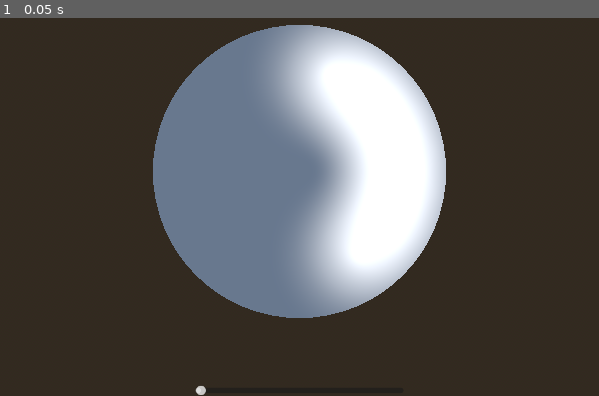
Above: before the commit, frame 1.
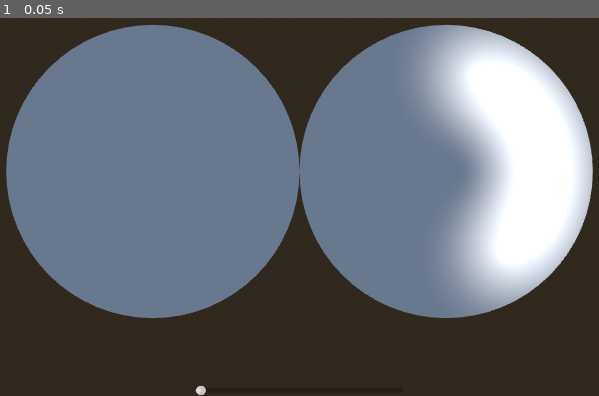
Above: after the commit, the same moment.

Repository: danbulant/ambientlightdemo
Game: Godot game, scene res://main.tscn
The game is run twice, just before and just after one commit, with the same random seed, the same clock (stepped at 60 frames per second) and the same inputs.
Inputs:
- Up to frame 1 (0.05 s): no input

The runs differ from the first frame. In frame 1, 54% of the frame differs, in the area x 1-99%, y 1-80%.

Commit message:
start work on rpi version

Diff:
--- a/lights.gd
+++ b/lights.gd
@@ -3,6 +3,7 @@
 
 @export var light_count: int = 1
 @export var light_radius: float = 5.0
+@export var light_slowdown_speed: float = 1.0
 @export var light_template: PackedScene
 @export var pattern_repetition: int = 5
 
@@ -19,21 +20,19 @@
 		light_instance.position = Vector3(x, 0, z)
 		add_child(light_instance)
 
-const BASE_DELTA: float = 16
 
 var virtual_rotation: float = 0.0
 
 const FULL_DARK_ROTATION_DELTA := .1
 
 func _process(delta: float) -> void:
-	var frames_elapsed = delta / BASE_DELTA
-	virtual_rotation += expected_rotation_delta
-	var max_darkness = expected_rotation_delta / FULL_DARK_ROTATION_DELTA
+	virtual_rotation += expected_rotation_delta * (delta * 60)
+	var max_darkness := clampf(abs(expected_rotation_delta / FULL_DARK_ROTATION_DELTA), 0, 1)
 	var i := 0
 	for light in get_children():
 		if light is SpotLight3D:
-			var pattern_offset := ((i + int(virtual_rotation * pattern_repetition)) % pattern_repetition) / float(pattern_repetition)
+			var pattern_offset := wrapf((i + (virtual_rotation * pattern_repetition)) / pattern_repetition, 0, 1)
 			light.light_color = light_color
-			light.light_energy = 1 - (1 - pattern_offset) * max_darkness
-		i += 1
-	expected_rotation_delta = lerp(expected_rotation_delta, 0.0, frames_elapsed * 5)
+			light.light_energy = (1 - (1 - pattern_offset) * max_darkness) * light_intensity
+			i += 1
+	expected_rotation_delta = lerp(expected_rotation_delta, 0.0, delta * light_slowdown_speed)
--- a/main.gd
+++ b/main.gd
@@ -2,18 +2,33 @@
 
 @onready var lights: Lights = %Lights
 @onready var slider: HSlider = %HSlider
-@onready var plane: MeshInstance3D = %Plane
+@onready var networked_lights: Lights = %NetworkedLights
 
 @export var light_rotation: float = 0.0
 @export var color_gradient: Gradient
 
+var peer: PacketPeerUDP
+
 func _ready():
-	slider.value_changed.connect(set_light_rotation)
+	slider.value_changed.connect(set_local_light_rotation)
+	peer = PacketPeerUDP.new()
+	peer.bind(4433)
+	peer.set_dest_address("rpi", 4444)
+
+
+func send_data(data: Dictionary) -> void:
+	var json_data := JSON.stringify(data)
+	var byte_array := json_data.to_utf8_buffer()
+	peer.put_packet(byte_array)
 
 var error_correction := 0.
 
-func set_light_rotation(value: float) -> void:
+func set_local_light_rotation(value: float) -> void:
 	value = wrapf(value, 0, 1)
+	var polarized_value := pingpong(value * 4, 1)
+	lights.light_intensity = 1.0 - polarized_value
+	lights.light_color = color_gradient.sample(value)
+	slider.value = value
 
 	# get shortest diff including wrapping
 	var diff = light_rotation - value
@@ -25,12 +40,26 @@
 		diff = wrapped_diff
 
 	# ignore small movements until a bigger one occurs or until they accumulate enough, to avoid reseting the light movement
-	# diff += error_correction
-	# if diff < .05:
-	# 	error_correction = diff
-	# 	return
+	diff += error_correction
+	if abs(diff) < .05:
+		error_correction = diff
+		send_data({"value": value})
+		return
 
 	lights.expected_rotation_delta = diff
 	light_rotation = value
-	lights.light_color = color_gradient.sample(value)
-	slider.value = value
+	send_data({"value": value, "delta": diff})
+
+func _process(_delta):
+	if peer.get_available_packet_count() > 0:
+		var array_bytes = peer.get_packet()
+		var packet_string = array_bytes.get_string_from_ascii()
+		var json = JSON.parse_string(packet_string)
+		if json != null:
+			var value = json.value
+			var delta = json.delta
+			networked_lights.expected_rotation_delta = delta
+
+			var polarized_value := pingpong(value * 4, 1)
+			networked_lights.light_intensity = 1.0 - polarized_value
+			networked_lights.light_color = color_gradient.sample(value)
--- a/main.tscn
+++ b/main.tscn
@@ -24,6 +24,7 @@
 [sub_resource type="Environment" id="Environment_0xm2m"]
 background_mode = 2
 sky = SubResource("Sky_ig7tw")
+glow_enabled = true
 
 [node name="Node3D" type="Node3D"]
 script = ExtResource("1_h2yge")
@@ -31,16 +32,11 @@
 
 [node name="Plane" type="MeshInstance3D" parent="."]
 unique_name_in_owner = true
+transform = Transform3D(1, 0, 0, 0, 1, 0, 0, 0, 1, -1, 0, 0)
 mesh = SubResource("CylinderMesh_0xm2m")
 surface_material_override/0 = SubResource("StandardMaterial3D_7dm0k")
 
-[node name="WorldEnvironment" type="WorldEnvironment" parent="."]
-environment = SubResource("Environment_0xm2m")
-
-[node name="Camera3D" type="Camera3D" parent="."]
-transform = Transform3D(1, 0, 0, 0, -4.371139e-08, 1, 0, -1, -4.371139e-08, 0, 2, 0)
-
-[node name="Lights" type="Marker3D" parent="."]
+[node name="Lights" type="Marker3D" parent="Plane"]
 unique_name_in_owner = true
 transform = Transform3D(1, 0, 0, 0, 1, 0, 0, 0, 1, 0, 0.5, 0)
 gizmo_extents = 0.7
@@ -48,6 +44,27 @@
 light_count = 20
 light_radius = 0.7
 light_template = ExtResource("2_0xm2m")
+
+[node name="NetworkedPlane" type="MeshInstance3D" parent="."]
+unique_name_in_owner = true
+transform = Transform3D(1, 0, 0, 0, 1, 0, 0, 0, 1, 1, 0, 0)
+mesh = SubResource("CylinderMesh_0xm2m")
+surface_material_override/0 = SubResource("StandardMaterial3D_7dm0k")
+
+[node name="NetworkedLights" type="Marker3D" parent="NetworkedPlane"]
+unique_name_in_owner = true
+transform = Transform3D(1, 0, 0, 0, 1, 0, 0, 0, 1, 0, 0.5, 0)
+gizmo_extents = 0.7
+script = ExtResource("1_ig7tw")
+light_count = 20
+light_radius = 0.7
+light_template = ExtResource("2_0xm2m")
+
+[node name="WorldEnvironment" type="WorldEnvironment" parent="."]
+environment = SubResource("Environment_0xm2m")
+
+[node name="Camera3D" type="Camera3D" parent="."]
+transform = Transform3D(1, 0, 0, 0, -4.371139e-08, 1, 0, -1, -4.371139e-08, 0, 2, 0)
 
 [node name="HSlider" type="HSlider" parent="."]
 unique_name_in_owner = true
--- a/project.godot
+++ b/project.godot
@@ -14,3 +14,8 @@
 run/main_scene="uid://bfysabo18nycq"
 config/features=PackedStringArray("4.5", "Forward Plus")
 config/icon="res://icon.svg"
+
+[rendering]
+
+anti_aliasing/quality/msaa_2d=2
+anti_aliasing/quality/msaa_3d=2
Not shown, added: rpi/README.md
Not shown, added: rpi/lights.py
